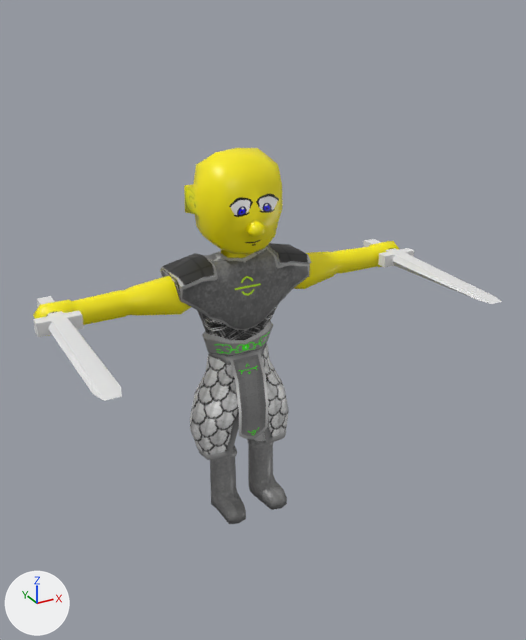
A saved change to the Blender file assets/raw/dungeon_player.blend.
The view is the same before and after, from a 50 mm camera at (-13.2, -26.2, 22.0) aimed at (0.2, -1.9, 9.9). The lights are fixed; the arrows at lower left show +X, +Y and +Z.

The first picture shows 'SwordMarker_L', 'SwordMarker_R', 'arms0', 'head0', 'leather0_legs', 'mail0_torso'.
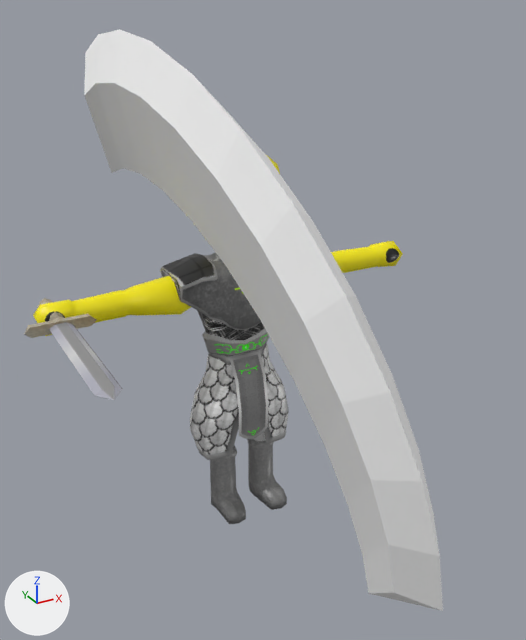
What differs and where, as boxes [x1, y1, x2, y2] in the pictures (526 x 640 px):
'trail', added
    after: [84, 29, 443, 611]
'SwordMarker_R', deleted
    before: [33, 296, 122, 401]
'sword0', added
    after: [24, 298, 122, 400]
'SwordMarker_L', deleted
    before: [363, 239, 502, 304]
'head0', unchanged, covered by the edit
    before: [184, 148, 282, 258]
    after: [266, 155, 280, 174]

The change, as a list of edits to the scene's bpy script:
```text
Add img_sword0_png:
    img_sword0_png = load_image('sword0.png', '../img/sword0.png', 128, 128, 'sRGB')
Add mat_trail:
    mat_trail = diffuse_material('TRAIL')
    mat_trail.base_color = (1.0, 1.0, 1.0)  # white #ffffff
Add mat_swordmat:
    mat_swordmat = principled_material('SWORDMAT')
    mat_swordmat.texture = img_sword0_png
    mat_swordmat.roughness = 0.417
    mat_swordmat.specular_ior_level = 0.0
Add me_cylinder:
    me_cylinder.from_pydata(...)  # 48 vertices, 48 faces; spans x -1.12..0.55, y -1.1..0.67, z -1.0..1.0
    me_cylinder.materials.append(mat_trail)  # its picture is missing
Add me_cube_003:
    me_cube_003.from_pydata(...)  # 59 vertices, 56 faces; spans x -1.35..1.35, y -0.31..0.31, z -1.47..7.3
    me_cube_003.materials.append(mat_swordmat)  # picture img_sword0_png
Remove ob_swordmarker_r:
    ob_swordmarker_r = bpy.data.objects.new('SwordMarker_R', me_cube_002)
    ob_swordmarker_r.location = (-7.86, 0.0, 11.05)
    ob_swordmarker_r.rotation_euler = (0.0, 0.0, -3.142)  # degrees (0, 0, -180)
Remove ob_swordmarker_l:
    ob_swordmarker_l = bpy.data.objects.new('SwordMarker_L', me_cube_004)
    ob_swordmarker_l.location = (7.86, 0.0, 11.05)
    ob_swordmarker_l.rotation_euler = (0.0, 0.0, -3.142)  # degrees (0, 0, -180)
Add ob_trail:
    ob_trail = bpy.data.objects.new('trail', me_cylinder)
    ob_trail.location = (0.06, 1.37, 6.48)
    ob_trail.rotation_euler = (0.0, 1.311, 0.0)  # degrees (0, 75, 0)
    ob_trail.scale = (13.4, 13.4, 0.94)
Add ob_sword0:
    ob_sword0 = bpy.data.objects.new('sword0', me_cube_003)
    ob_sword0.location = (-7.84, -0.01, 11.03)
    ob_sword0.rotation_euler = (1.571, 0.0, 0.0)  # degrees (90, 0, 0)
```
